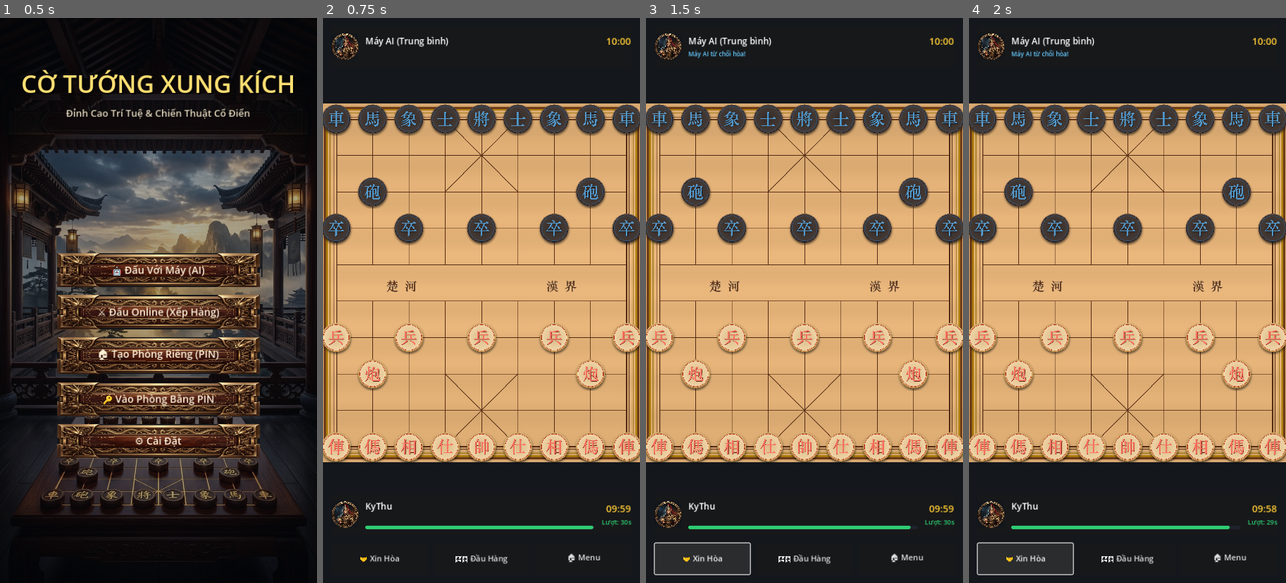
Above: before the commit, frames 1-4 (left to right).
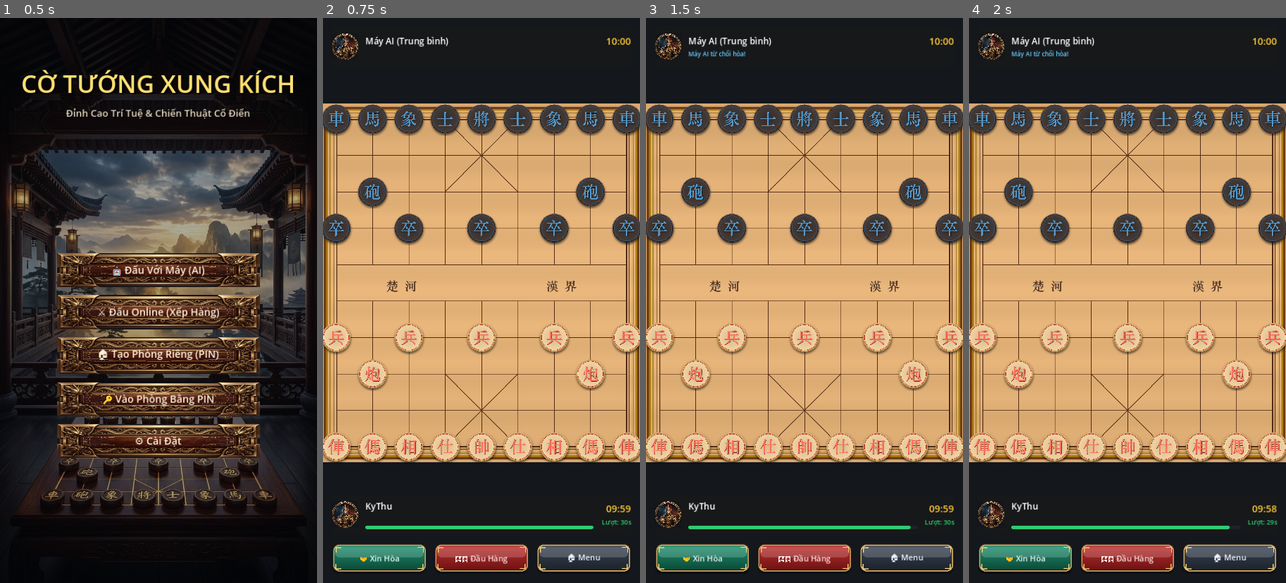
Above: after the commit, the same moments.

Repository: nguyenkhanhduy3455/CoTuongPro
Game: Godot game, scene res://scenes/Main.tscn
The game is run twice, just before and just after one commit, with the same random seed, the same clock (stepped at 60 frames per second) and the same inputs.
Inputs:
- Up to frame 1 (0.5 s): no input
- Up to frame 2 (0.75 s): click "🤖 Đấu Với Máy (AI)" at 0.5 s
- Up to frame 3 (1.5 s): click "🤝 Xin Hòa" at 1.25 s
- Up to frame 4 (2 s): no input

Frame 1 is identical in both runs. In frame 2, 4.0% of the frame differs, in the area x 3-97%, y 93-98%; in frame 3, 4.3%, in the area x 2-97%, y 92-99%; in frame 4, 4.3%.

Commit message:
feat: tao bo button rieng cho Xin Hoa, Dau Hang va Menu trong man hinh tran dau

Diff:
--- a/Game/scenes/GameView.tscn
+++ b/Game/scenes/GameView.tscn
@@ -1,8 +1,56 @@
-[gd_scene load_steps=4 format=3 uid="uid://b0y5n7r2p3k8w"]
+[gd_scene load_steps=16 format=3 uid="uid://b0y5n7r2p3k8w"]
 
 [ext_resource type="Script" path="res://scripts/ui/game_view.gd" id="1_k6y8q"]
 [ext_resource type="Script" path="res://scripts/ui/board_view.gd" id="2_h8m2t"]
 [ext_resource type="Texture2D" path="res://assets/sprites/general_avatar.png" id="3_avatar"]
+[ext_resource type="Texture2D" path="res://assets/sprites/btn_draw.png" id="4_draw_norm"]
+[ext_resource type="Texture2D" path="res://assets/sprites/btn_draw_pressed.png" id="5_draw_press"]
+[ext_resource type="Texture2D" path="res://assets/sprites/btn_resign.png" id="6_resign_norm"]
+[ext_resource type="Texture2D" path="res://assets/sprites/btn_resign_pressed.png" id="7_resign_press"]
+[ext_resource type="Texture2D" path="res://assets/sprites/btn_menu.png" id="8_menu_norm"]
+[ext_resource type="Texture2D" path="res://assets/sprites/btn_menu_pressed.png" id="9_menu_press"]
+
+[sub_resource type="StyleBoxTexture" id="StyleBoxTexture_draw_norm"]
+texture = ExtResource("4_draw_norm")
+texture_margin_left = 22.0
+texture_margin_top = 16.0
+texture_margin_right = 22.0
+texture_margin_bottom = 16.0
+
+[sub_resource type="StyleBoxTexture" id="StyleBoxTexture_draw_press"]
+texture = ExtResource("5_draw_press")
+texture_margin_left = 22.0
+texture_margin_top = 16.0
+texture_margin_right = 22.0
+texture_margin_bottom = 16.0
+
+[sub_resource type="StyleBoxTexture" id="StyleBoxTexture_resign_norm"]
+texture = ExtResource("6_resign_norm")
+texture_margin_left = 22.0
+texture_margin_top = 16.0
+texture_margin_right = 22.0
+texture_margin_bottom = 16.0
+
+[sub_resource type="StyleBoxTexture" id="StyleBoxTexture_resign_press"]
+texture = ExtResource("7_resign_press")
+texture_margin_left = 22.0
+texture_margin_top = 16.0
+texture_margin_right = 22.0
+texture_margin_bottom = 16.0
+
+[sub_resource type="StyleBoxTexture" id="StyleBoxTexture_menu_norm"]
+texture = ExtResource("8_menu_norm")
+texture_margin_left = 22.0
+texture_margin_top = 16.0
+texture_margin_right = 22.0
+texture_margin_bottom = 16.0
+
+[sub_resource type="StyleBoxTexture" id="StyleBoxTexture_menu_press"]
+texture = ExtResource("9_menu_press")
+texture_margin_left = 22.0
+texture_margin_top = 16.0
+texture_margin_right = 22.0
+texture_margin_bottom = 16.0
 
 [node name="GameView" type="Control"]
 layout_mode = 3
@@ -186,19 +234,46 @@
 [node name="DrawButton" type="Button" parent="ActionBar"]
 layout_mode = 2
 size_flags_horizontal = 3
-theme_override_font_sizes/font_size = 18
+theme_override_colors/font_color = Color(0.9, 1, 0.95, 1)
+theme_override_colors/font_pressed_color = Color(0.7, 1, 0.8, 1)
+theme_override_colors/font_shadow_color = Color(0, 0, 0, 0.8)
+theme_override_constants/shadow_offset_x = 1
+theme_override_constants/shadow_offset_y = 1
+theme_override_font_sizes/font_size = 18
+theme_override_styles/normal = SubResource("StyleBoxTexture_draw_norm")
+theme_override_styles/hover = SubResource("StyleBoxTexture_draw_norm")
+theme_override_styles/pressed = SubResource("StyleBoxTexture_draw_press")
+theme_override_styles/focus = SubResource("StyleBoxTexture_draw_norm")
 text = "🤝 Xin Hòa"
 
 [node name="ResignButton" type="Button" parent="ActionBar"]
 layout_mode = 2
 size_flags_horizontal = 3
-theme_override_font_sizes/font_size = 18
+theme_override_colors/font_color = Color(1, 0.9, 0.9, 1)
+theme_override_colors/font_pressed_color = Color(1, 0.7, 0.7, 1)
+theme_override_colors/font_shadow_color = Color(0, 0, 0, 0.8)
+theme_override_constants/shadow_offset_x = 1
+theme_override_constants/shadow_offset_y = 1
+theme_override_font_sizes/font_size = 18
+theme_override_styles/normal = SubResource("StyleBoxTexture_resign_norm")
+theme_override_styles/hover = SubResource("StyleBoxTexture_resign_norm")
+theme_override_styles/pressed = SubResource("StyleBoxTexture_resign_press")
+theme_override_styles/focus = SubResource("StyleBoxTexture_resign_norm")
 text = "🏳️ Đầu Hàng"
 
 [node name="MenuButton" type="Button" parent="ActionBar"]
 layout_mode = 2
 size_flags_horizontal = 3
-theme_override_font_sizes/font_size = 18
+theme_override_colors/font_color = Color(0.95, 0.95, 1, 1)
+theme_override_colors/font_pressed_color = Color(0.8, 0.85, 1, 1)
+theme_override_colors/font_shadow_color = Color(0, 0, 0, 0.8)
+theme_override_constants/shadow_offset_x = 1
+theme_override_constants/shadow_offset_y = 1
+theme_override_font_sizes/font_size = 18
+theme_override_styles/normal = SubResource("StyleBoxTexture_menu_norm")
+theme_override_styles/hover = SubResource("StyleBoxTexture_menu_norm")
+theme_override_styles/pressed = SubResource("StyleBoxTexture_menu_press")
+theme_override_styles/focus = SubResource("StyleBoxTexture_menu_norm")
 text = "🏠 Menu"
 
 [node name="GameOverDialog" type="Control" parent="."]
Binary file added: Game/assets/sprites/btn_draw.png
Not shown, added: Game/assets/sprites/btn_draw.png.import
Binary file added: Game/assets/sprites/btn_draw_pressed.png
Not shown, added: Game/assets/sprites/btn_draw_pressed.png.import
Binary file added: Game/assets/sprites/btn_menu.png
Not shown, added: Game/assets/sprites/btn_menu.png.import
Binary file added: Game/assets/sprites/btn_menu_pressed.png
Not shown, added: Game/assets/sprites/btn_menu_pressed.png.import
Binary file added: Game/assets/sprites/btn_resign.png
Not shown, added: Game/assets/sprites/btn_resign.png.import
Binary file added: Game/assets/sprites/btn_resign_pressed.png
Not shown, added: Game/assets/sprites/btn_resign_pressed.png.import
